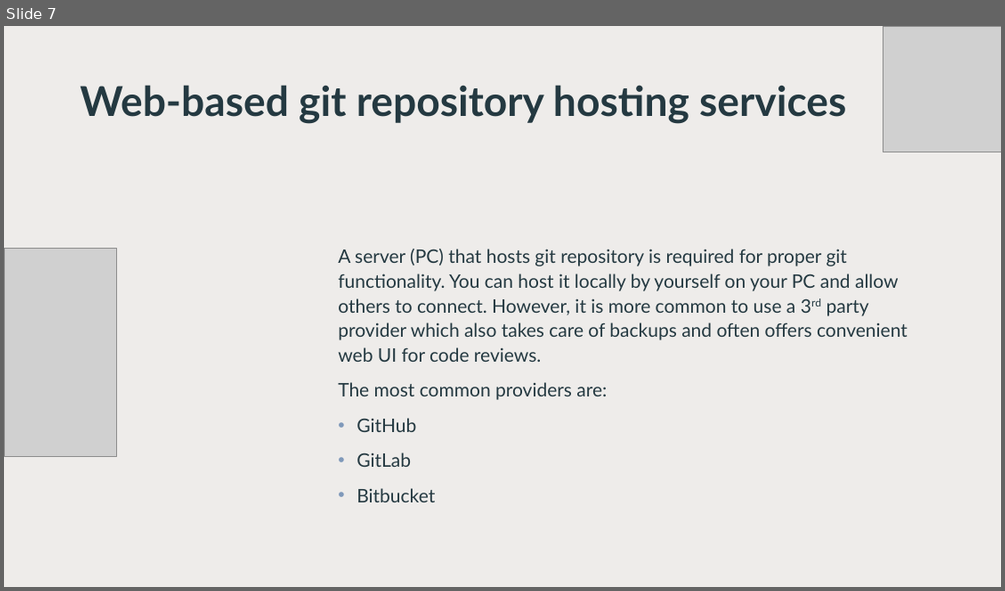
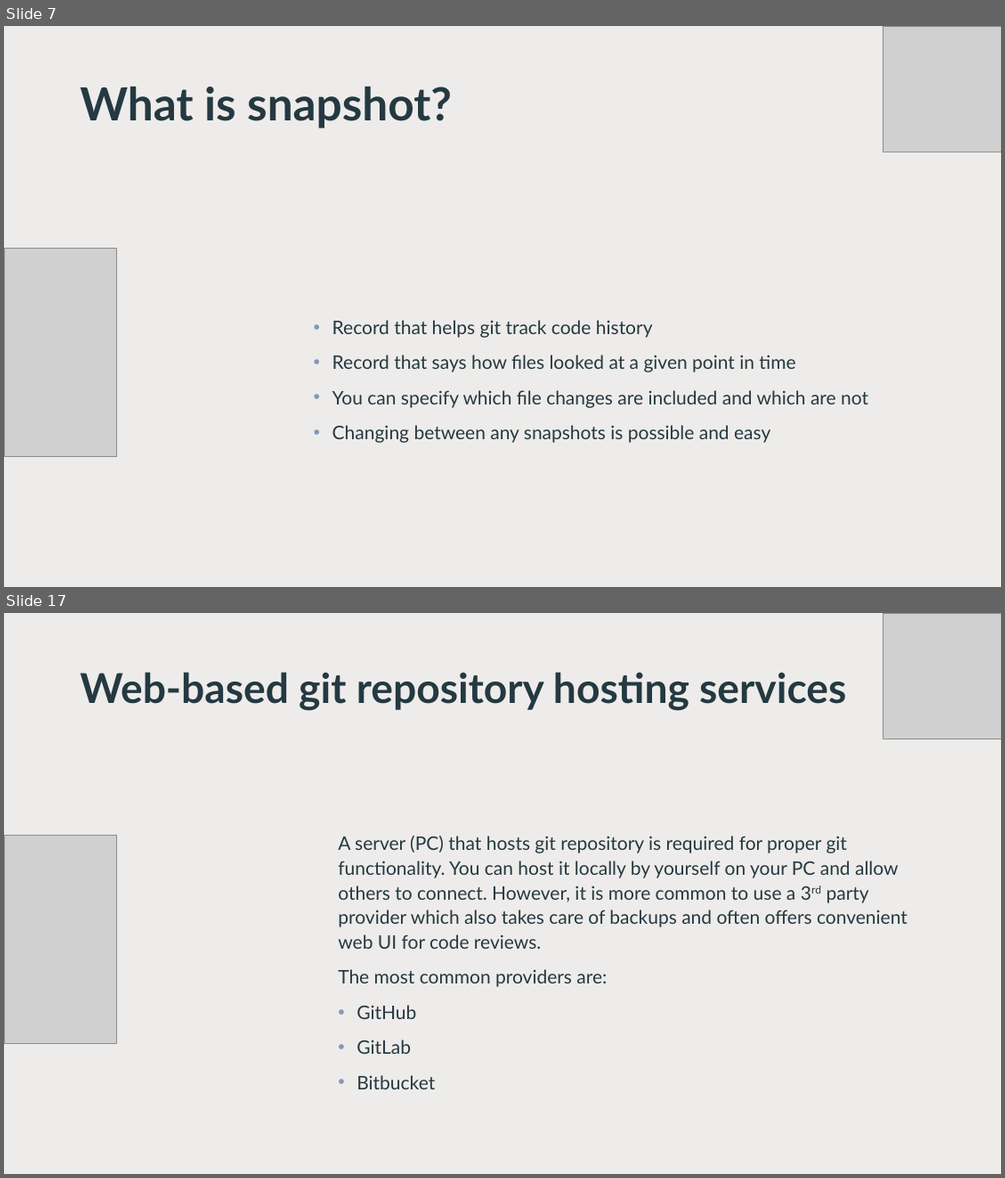
Before and after one commit to malyjak/python-course-2025, a slide deck: Lessons/Lesson_1_version_control_systems.pptx. Shown one above the other, each under a label of ours: slide 7 before the commit, slides 7 and 17 after it; the slides between them are not shown. The pictures are 1005x591 and 1005x1178 pixels, drawn with LibreOffice and Linux fonts; fonts in the diff are those of the drawing; grey boxes stand for pictures; background and template pictures are left out. Boxes give left, top, right and bottom in pixels: in the first picture for what was removed or moved away, otherwise in the second. Text is boxed around its words. In the diff, an @@ line names an element or a change of style, - is before the commit and + after.

```diff
--- a/Lessons/Lesson_1_version_control_systems.pptx
+++ b/Lessons/Lesson_1_version_control_systems.pptx
@@ slide 7 added at (4, 26, 1001, 587), background #FFFFFF @@
@@ rectangle added at (4, 26, 1001, 587), fill #FFFFFF @@
@@ rectangle added at (4, 26, 1001, 587), fill #E8E5E2 at 70% opacity @@
@@ picture added at (882, 26, 1001, 151) @@
@@ title added at (80, 87, 452, 128), 44 pt, text #243941, bold @@
+What is snapshot?
@@ picture added at (4, 248, 116, 457) @@
@@ text added at (332, 320, 868, 443), 18 pt, text #243941 @@
+• Record that helps git track code history
+• Record that says how files looked at a given point in time
+• You can specify which file changes are included and which are not
+• Changing between any snapshots is possible and easy
@@ what was slide 7 is now slide 17 @@
```
Also in this commit, not shown: 4 slides changed, 10 other slides added.
